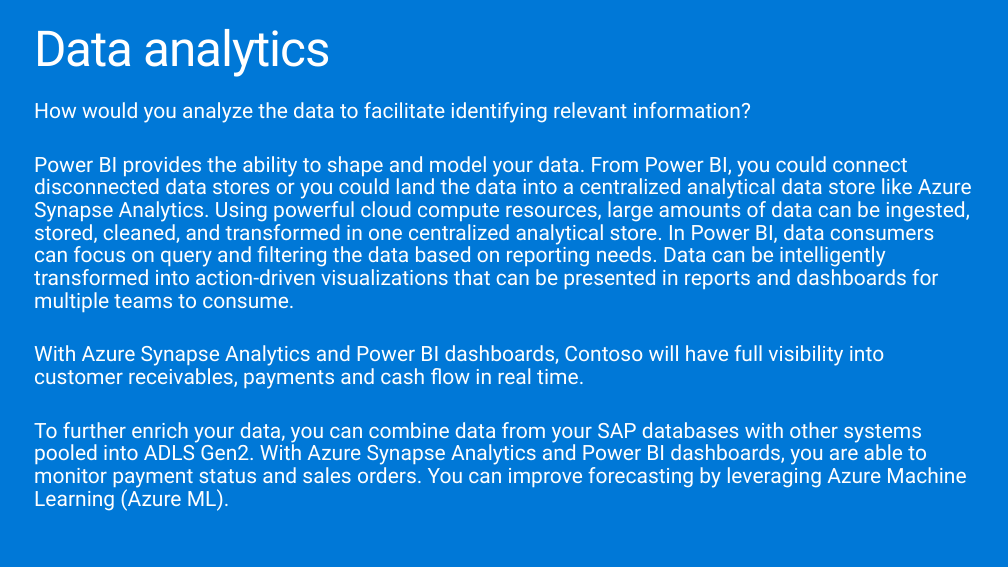
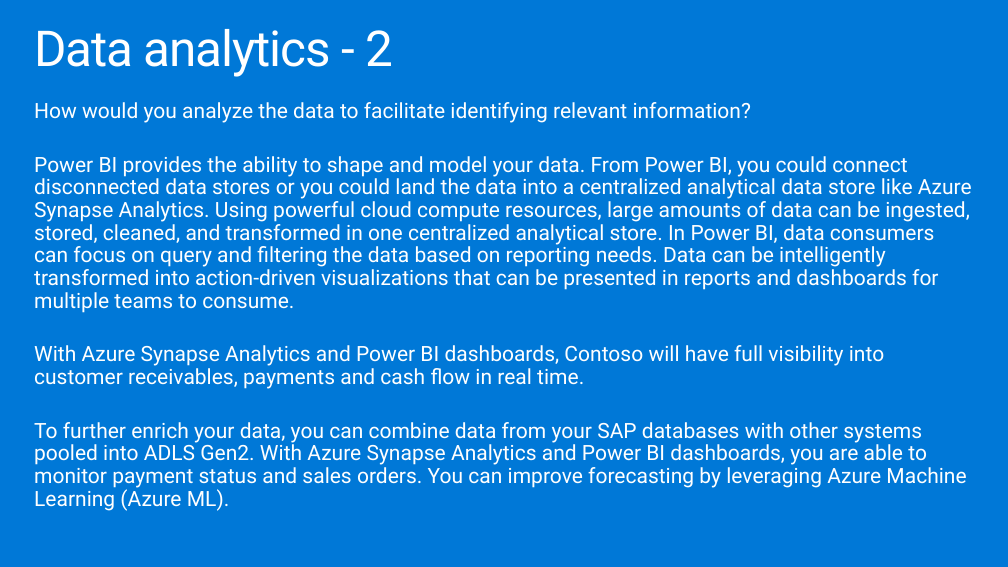
Before and after one commit to technofocus-pte/SAP-plus-extend-and-innovate-with-Data-and-AI, a slide deck: slide 24 of Whiteboard design session/WDS trainer presentation - SAP plus extend and innovate with Data and AI.pptx. Drawn at 1008x567 pixels with LibreOffice and Linux fonts; fonts in the diff are those of the drawing. Boxes give left, top, right and bottom in pixels: in the first picture for what was removed or moved away, otherwise in the second. Text is boxed around its words. In the diff, an @@ line names an element or a change of style, - is before the commit and + after.

```diff
--- a/Whiteboard design session/WDS trainer presentation - SAP plus extend and innovate with Data and AI.pptx
+++ b/Whiteboard design session/WDS trainer presentation - SAP plus extend and innovate with Data and AI.pptx
@@ title at box(34, 29, 393, 77): text changed @@
-Data analytics
+Data analytics - 2
```
Also in this commit, not shown: 11 other slides changed, 18 other files.
